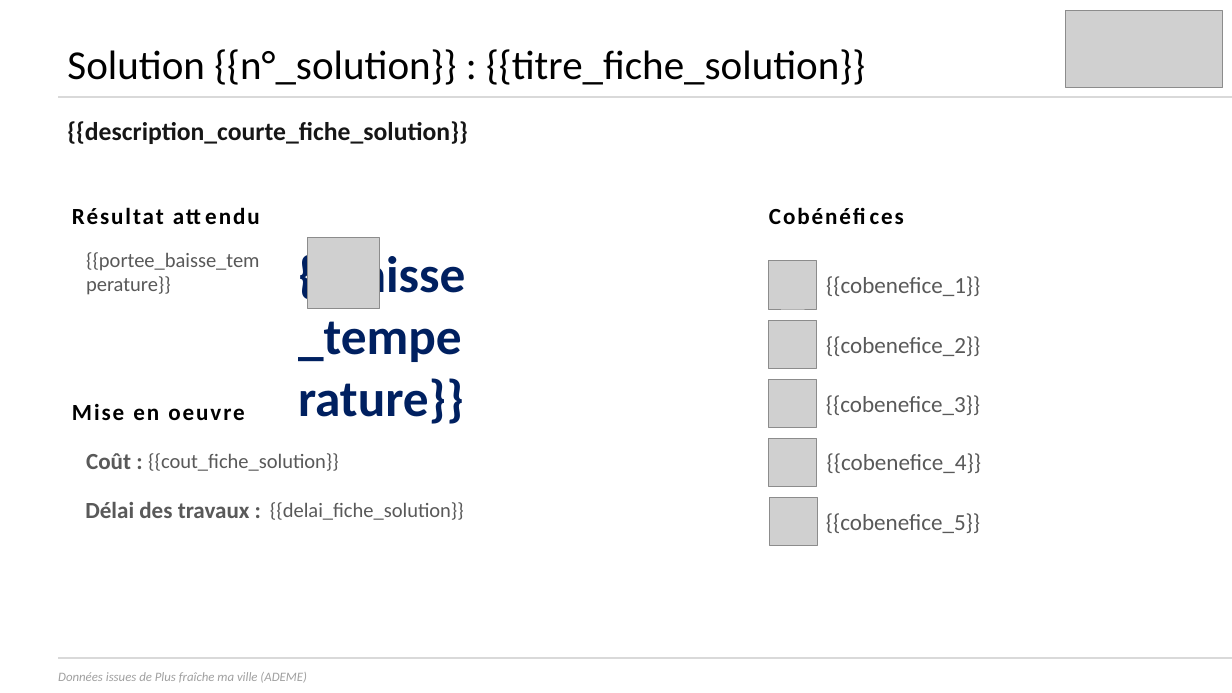
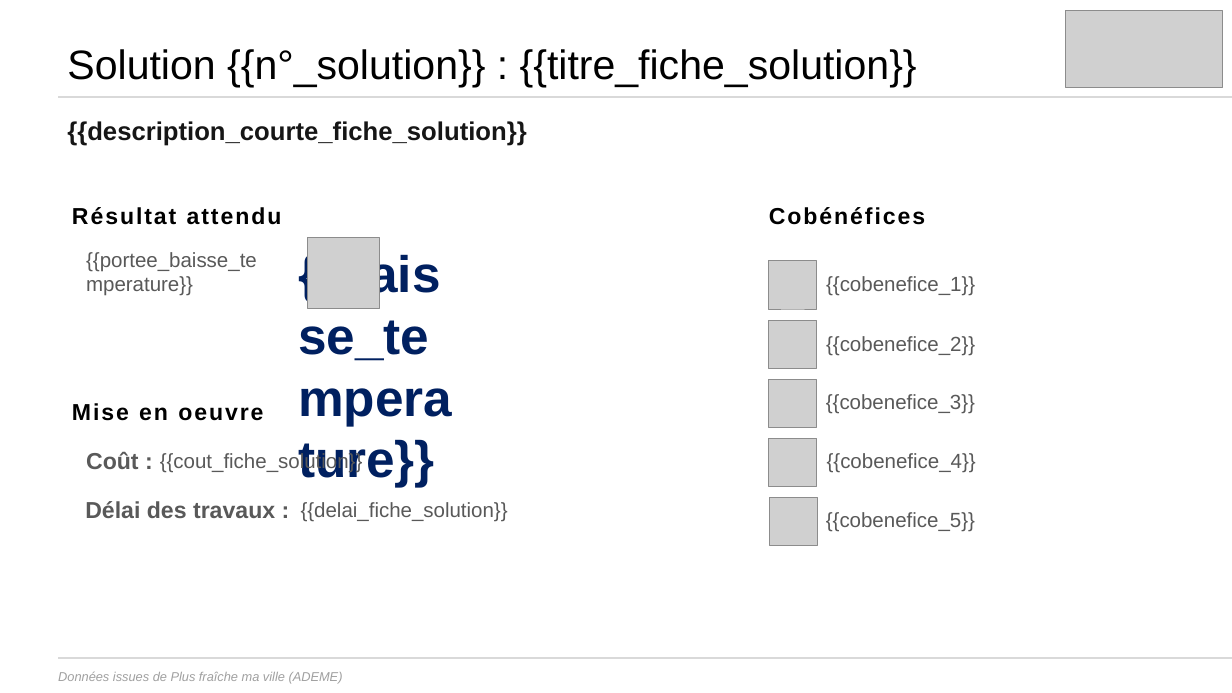
Before and after one commit to incubateur-ademe/plusfraichemaville-site, a slide deck: slide 3 of public/templates/template_synthese_projet.pptx. Drawn at 1232x693 pixels with LibreOffice and Linux fonts; fonts in the diff are those of the drawing; grey boxes stand for pictures. Boxes give left, top, right and bottom in pixels: in the first picture for what was removed or moved away, otherwise in the second. Text is boxed around its words. In the diff, an @@ line names an element or a change of style, - is before the commit and + after.

```diff
--- a/public/templates/template_synthese_projet.pptx
+++ b/public/templates/template_synthese_projet.pptx
@@ font Calibri to Arial in 12 elements at [67, 49, 917, 87], [67, 121, 526, 146], [72, 403, 263, 421], [72, 207, 282, 225], [769, 207, 925, 225], [58, 672, 343, 683], [86, 252, 257, 272], [160, 452, 363, 473], [301, 502, 508, 522], [85, 501, 275, 518], [86, 451, 139, 469], [289, 238, 478, 495] @@
@@ text "{{cout_fiche_solution}}": place and size @@
-text "{{cout_fiche_solution}}" at [148, 453, 339, 471]
+text "{{cout_fiche_solution}}" at [160, 452, 363, 473]
@@ text "{{delai_fiche_solution}}": place and size @@
-text "{{delai_fiche_solution}}" at [270, 502, 464, 520]
+text "{{delai_fiche_solution}}" at [301, 502, 508, 522]
@@ size 18 to 16 pt, font Calibri to Arial in 5 elements at [826, 276, 975, 296], [826, 336, 975, 355], [826, 394, 975, 414], [827, 453, 976, 472], [826, 512, 975, 532] @@
```
Also in this commit, not shown: 7 other slides changed.
